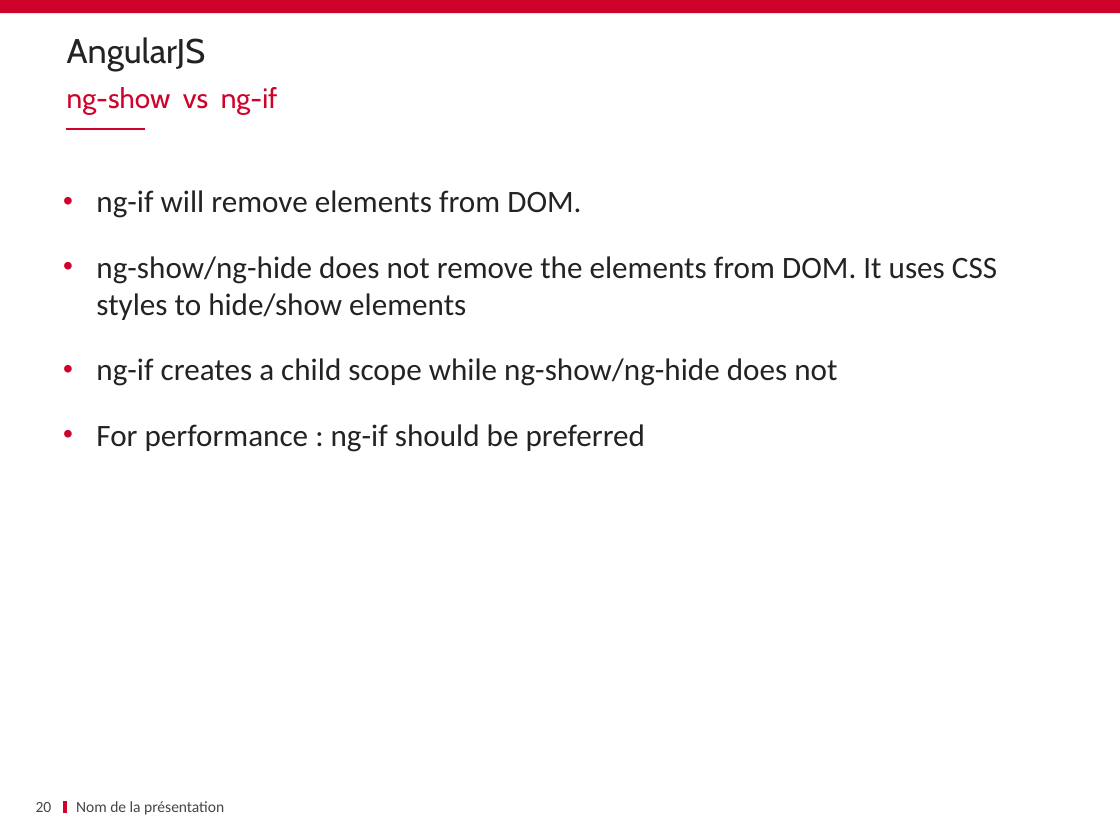
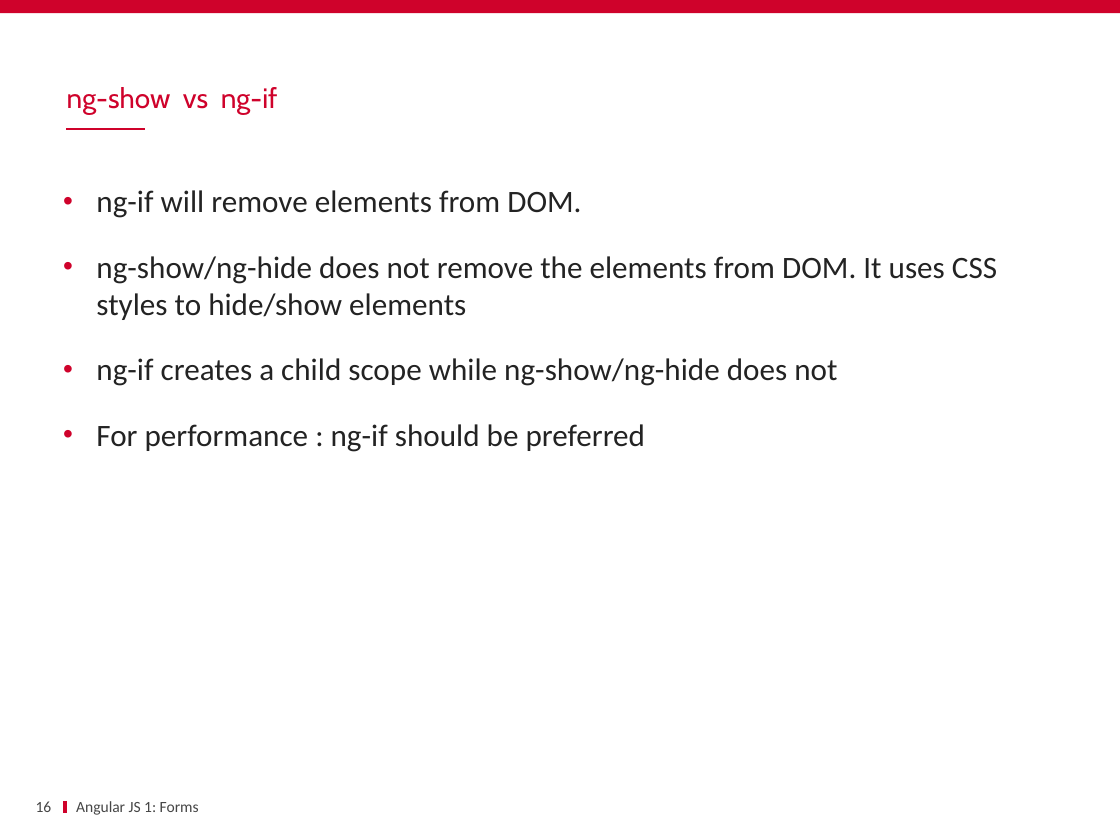
Before and after one commit to schassande/formation-angularjs1, a slide deck: slide 16 of Jour1/06 Forms/FORMS.pptx (slide 20 before the commit). Drawn at 1120x840 pixels with LibreOffice and Linux fonts; fonts in the diff are those of the drawing; background and template pictures are left out. Boxes give left, top, right and bottom in pixels: in the first picture for what was removed or moved away, otherwise in the second. Text is boxed around its words. In the diff, an @@ line names an element or a change of style, - is before the commit and + after.

Commit message:
Nettoyage des slides forms

```diff
--- a/Jour1/06 Forms/FORMS.pptx
+++ b/Jour1/06 Forms/FORMS.pptx
@@ title removed at (67, 37, 206, 71) @@
-AngularJS
@@ page number at (36, 801, 52, 812): text changed @@
-20
+16
@@ text at (76, 801, 199, 815): text changed @@
-Nom de la présentation
+Angular JS 1: Forms
```
Also in this commit, not shown: 23 other slides changed, 3 slides removed.
